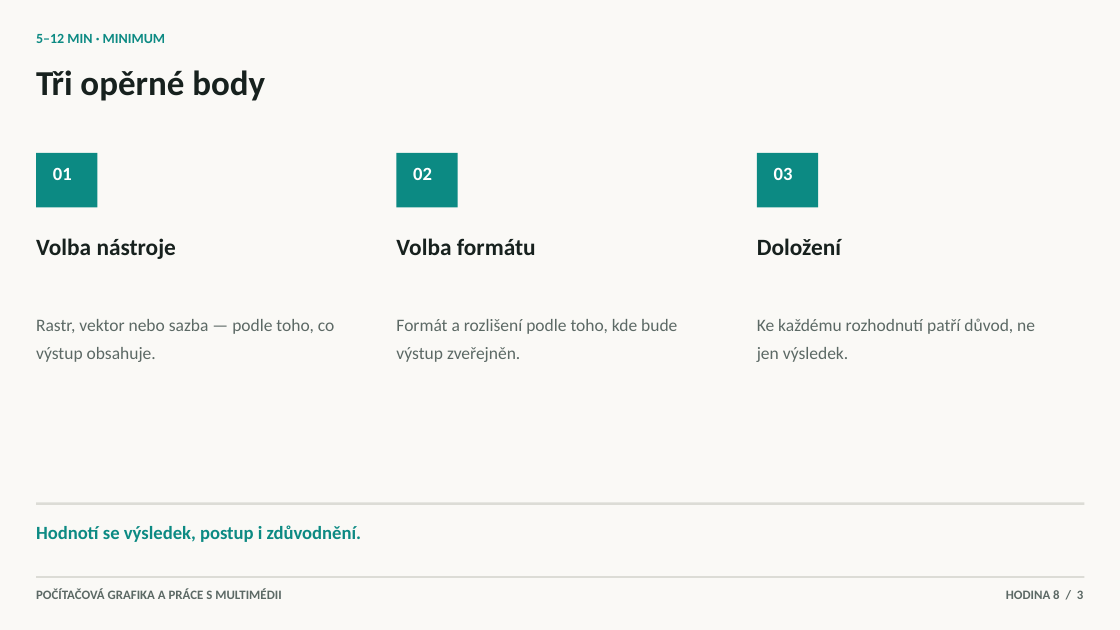
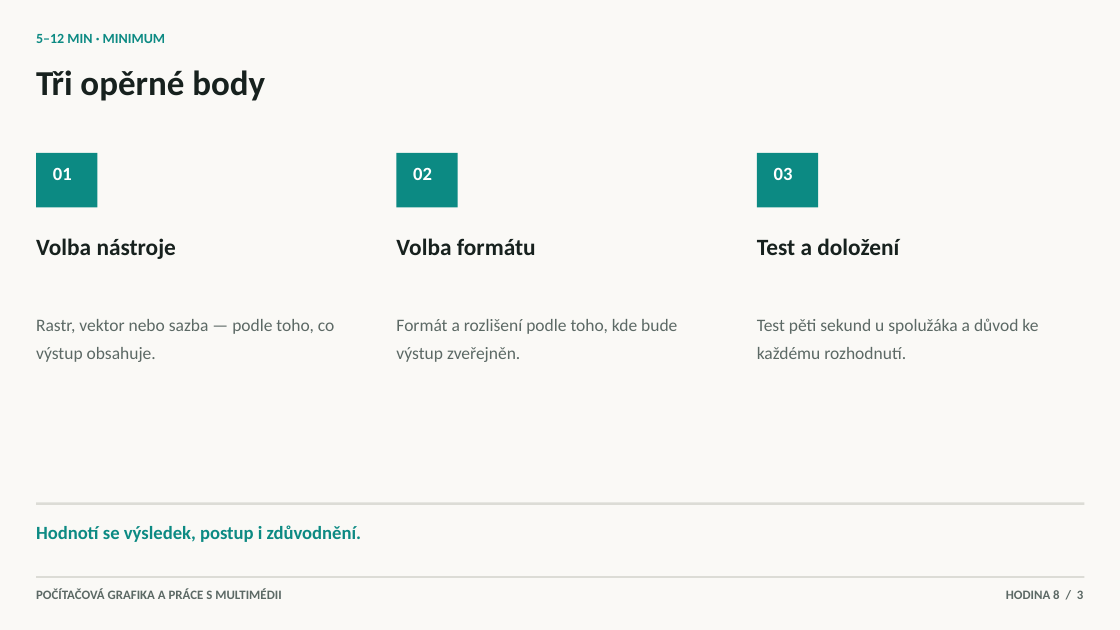
Before and after one commit to hlaska18/karel_hlas-web, a slide deck: slide 3 of public/materialy/1L/6/Prezentace k hodinám/8. Závěrečný výstup a obhajoba.pptx. Drawn at 1120x630 pixels with LibreOffice and Linux fonts; fonts in the diff are those of the drawing. Boxes give left, top, right and bottom in pixels: in the first picture for what was removed or moved away, otherwise in the second. Text is boxed around its words. In the diff, an @@ line names an element or a change of style, - is before the commit and + after.

```diff
--- a/public/materialy/1L/6/Prezentace k hodinám/8. Závěrečný výstup a obhajoba.pptx
+++ b/public/materialy/1L/6/Prezentace k hodinám/8. Závěrečný výstup a obhajoba.pptx
@@ text at <box>757,238,899,255</box>: text changed @@
-Doložení
+Test a doložení
@@ text at <box>757,318,1038,359</box>: text changed @@
-Ke každému rozhodnutí patří důvod, ne jen výsledek.
+Test pěti sekund u spolužáka a důvod ke každému rozhodnutí.
```
Also in this commit, not shown: 5 other slides changed, 13 other files.
